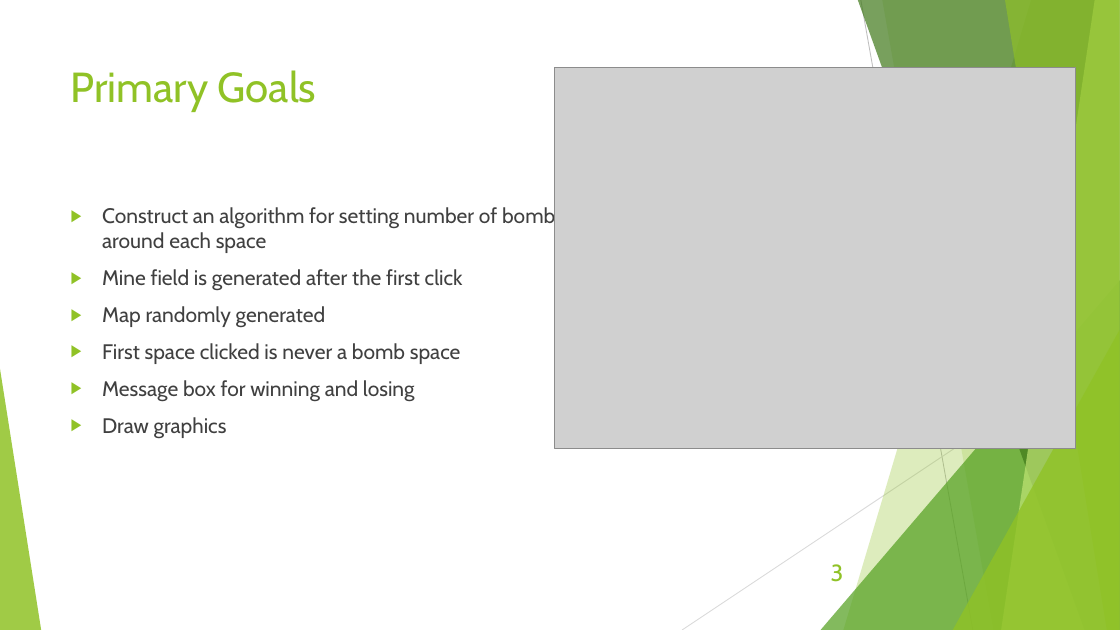
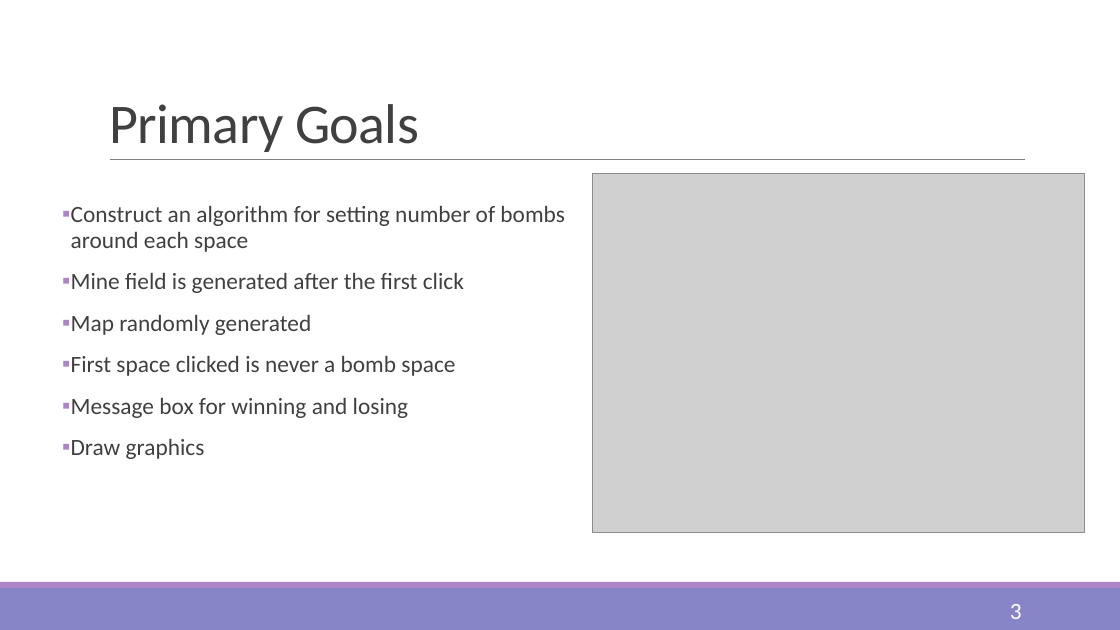
Before and after one commit to jrand35/Minesweeper, a slide deck: slide 3 of FinalPowerpoint.pptx. Drawn at 1120x630 pixels with LibreOffice and Linux fonts; fonts in the diff are those of the drawing; grey boxes stand for pictures. Boxes give left, top, right and bottom in pixels: in the first picture for what was removed or moved away, otherwise in the second. Text is boxed around its words. In the diff, an @@ line names an element or a change of style, - is before the commit and + after.

Commit message:
tweaked the powerpoint
read title

```diff
--- a/FinalPowerpoint.pptx
+++ b/FinalPowerpoint.pptx
@@ title "Primary Goals": place and size @@
-title "Primary Goals" at bbox=[71, 70, 317, 112]
+title "Primary Goals" at bbox=[109, 104, 419, 152]
@@ title "Primary Goals" at bbox=[109, 104, 419, 152]: size 36 to 48 pt, font Cabin to Calibri, text colour #90C226 to #404040, letter spacing 0 to -0.5 pt; line spacing 1 to 0.85; vertical alignment top to bottom @@
@@ line added from (110, 160) to (1026, 160), #808080 0.5 pt @@
@@ picture: place and size @@
-picture at bbox=[555, 67, 1076, 448]
+picture at bbox=[593, 173, 1085, 532]
@@ text "Construct an algorithm for setting ..." at bbox=[71, 206, 565, 459]: size 18 to 20 pt, font Cabin to Calibri; bullet ▶ to ▪; line spacing 1 to 0.9; more space between paragraphs; bullet colour #90C226 to #AD84C6 @@
@@ group removed at bbox=[0, 0, 1120, 630]: 5 freeform shapes, 3 triangles, 2 lines @@
@@ rectangle added at bbox=[0, 588, 1120, 630], fill #8784C7 @@
@@ rectangle added at bbox=[0, 582, 1120, 588], fill #AD84C6 @@
@@ page number: place and size @@
-page number at bbox=[831, 564, 844, 582]
+page number at bbox=[1010, 604, 1022, 619]
@@ page number at bbox=[1010, 604, 1022, 619]: font Cabin to Calibri, text colour #90C226 to #FFFFFF @@
```
Also in this commit, not shown: 8 other slides changed.
